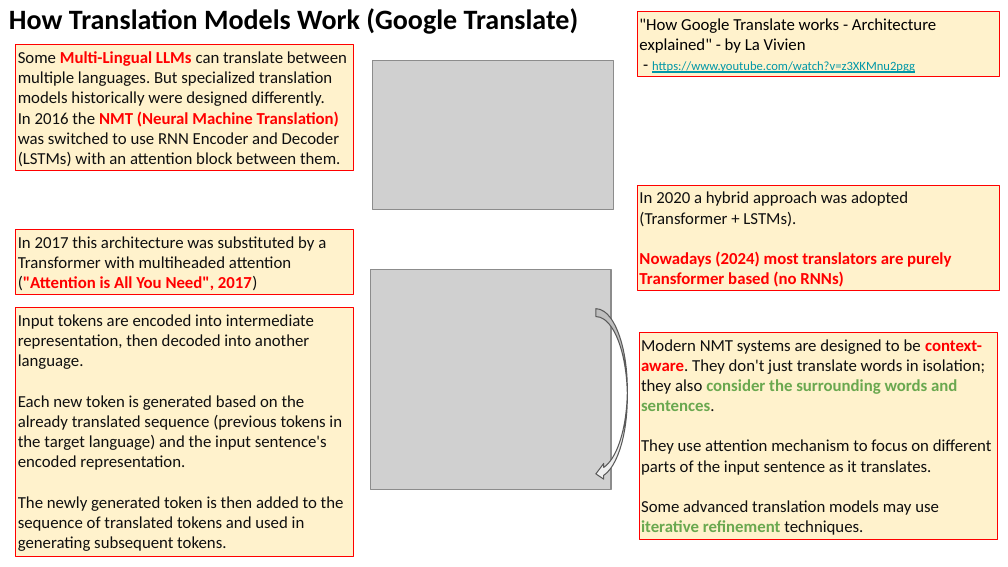
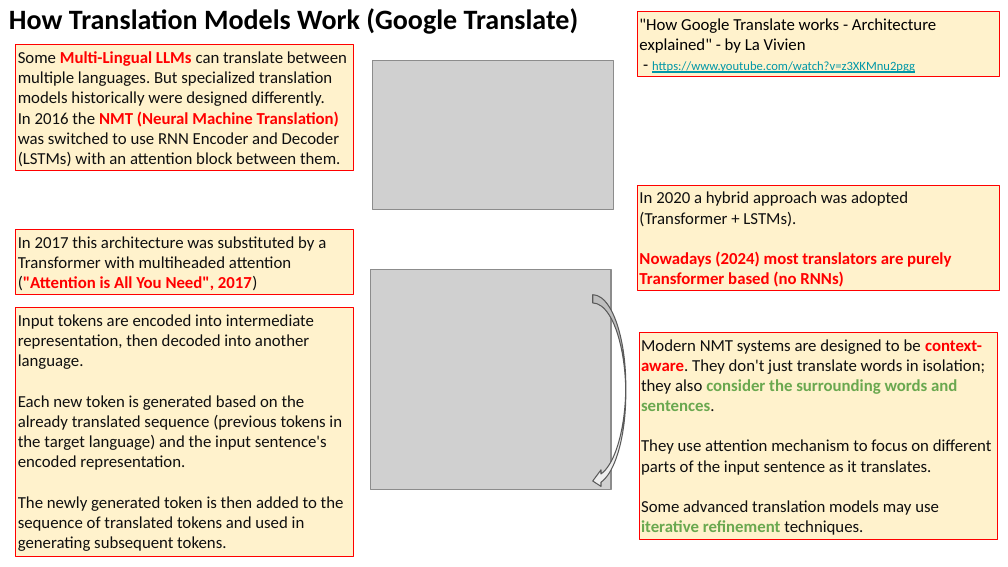
Before and after one commit to lselector/seminar, a slide deck: slide 7 of 2024/2024-01-19-AI-Updates.pptx. Drawn at 1008x567 pixels with LibreOffice and Linux fonts; fonts in the diff are those of the drawing; grey boxes stand for pictures. Boxes give left, top, right and bottom in pixels: in the first picture for what was removed or moved away, otherwise in the second. Text is boxed around its words. In the diff, an @@ line names an element or a change of style, - is before the commit and + after.

```diff
--- a/2024/2024-01-19-AI-Updates.pptx
+++ b/2024/2024-01-19-AI-Updates.pptx
@@ curved left arrow: place and size @@
-curved left arrow at box(596, 308, 627, 482)
+curved left arrow at box(593, 294, 626, 489)
```
Also in this commit, not shown: 11 other slides changed, 2 slides added, 5 slides removed.
